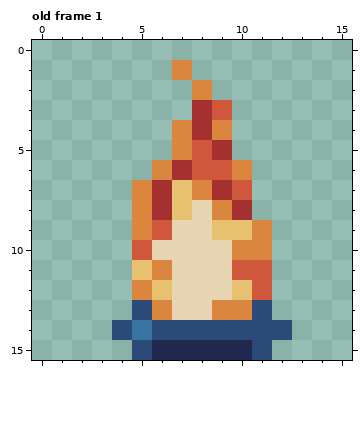
One commit to this pixel-art file: Assets/Sprites/Campfire/Campfire0.aseprite. The picture above is the old version.
16x16 pixels, 1 frame. Shown: old frame 1. The commit also changed other frames, which this record leaves out.
After the commit:
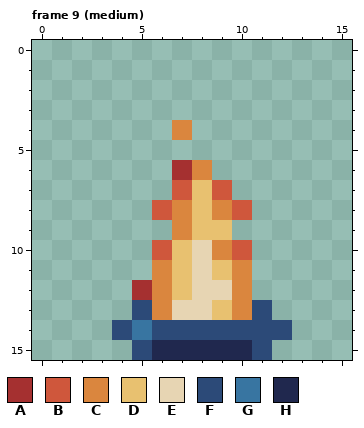
Palette (. is transparent): A #a53030  B #cf573c  C #da863e  D #e8c170  E #e7d5b3  F #2c4a78  G #3875a1  H #20284e
A new or re-ordered frame is compared with the old frame closest to it.
The edit:
frames 1 -> 16
Changed rows in their new state; - is an unchanged pixel.
Frame 9 (medium) is new; against old frame 1:
first column x 5:
 1 --.----
 2 ---.---
 3 ---..--
 4 ---..--
 5 --...--
 6 -.-C..-
 7 ..BDB.-
 8 .BCD-B-
 9 ..CD-..
10 .BD-CB.
11 .-D-DC.
12 ACD--C.
13 ----D--
